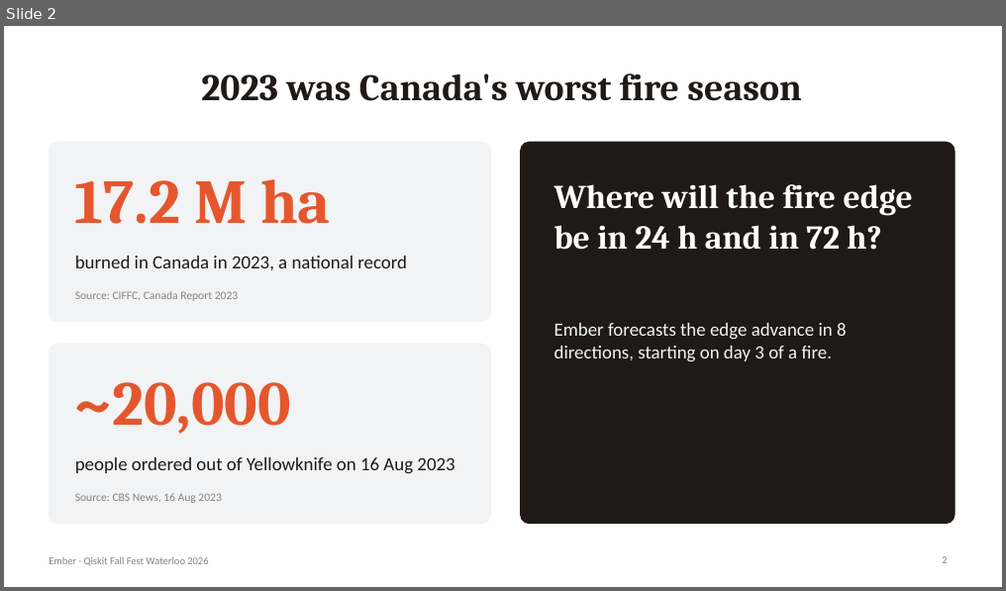
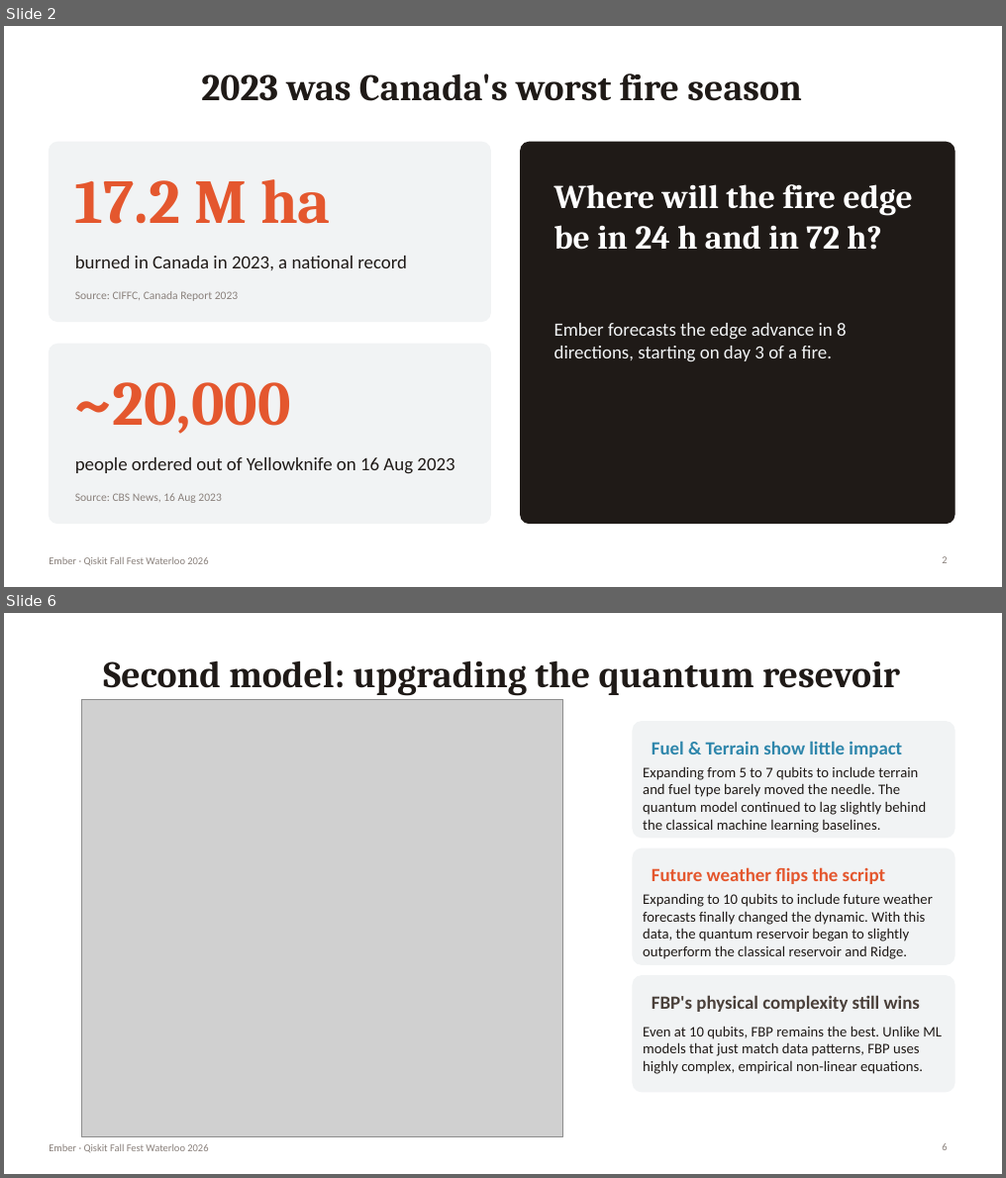
Before and after one commit to popsukss/qff-ember, a slide deck: slides/ember.pptx. Shown one above the other, each under a label of ours: slide 2 before the commit, slides 2 and 6 after it; the slides between them are not shown. The pictures are 1006x591 and 1006x1178 pixels, drawn with LibreOffice and Linux fonts; fonts in the diff are those of the drawing; grey boxes stand for pictures. Boxes give left, top, right and bottom in pixels: in the first picture for what was removed or moved away, otherwise in the second. Text is boxed around its words. In the diff, an @@ line names an element or a change of style, - is before the commit and + after.

```diff
--- a/slides/ember.pptx
+++ b/slides/ember.pptx
@@ slide 6 added at (4, 613, 1002, 1174), background #FFFFFF; not listed: 1 template element that a slide beside it also shows @@
@@ title added at (103, 661, 900, 696), 36 pt, text #1F1A17, bold @@
+Second model: upgrading the quantum resevoir
@@ picture added at (82, 699, 563, 1137) @@
@@ rounded rectangle added at (633, 722, 954, 838), fill #F1F3F4, outline #F1F3F4 1 pt, 14 pt, text #1F1A17 @@
+Expanding from 5 to 7 qubits to include terrain and fuel type barely moved the needle. The quantum model continued to lag slightly behind the classical machine learning baselines.
@@ text added at (651, 741, 902, 758), 18 pt, text #2E86AB, bold @@
+Fuel & Terrain show little impact
@@ rounded rectangle added at (633, 849, 954, 964), fill #F1F3F4, outline #F1F3F4 1 pt, 14 pt, text #1F1A17 @@
+Expanding to 10 qubits to include future weather forecasts finally changed the dynamic. With this data, the quantum reservoir began to slightly outperform the classical reservoir and Ridge.
@@ text added at (651, 867, 885, 884), 18 pt, text #E4572E, bold @@
+Future weather flips the script
@@ rounded rectangle added at (633, 976, 954, 1092), fill #F1F3F4, outline #F1F3F4 1 pt, 14 pt, text #1F1A17 @@
+Even at 10 qubits, FBP remains the best. Unlike ML models that just match data patterns, FBP uses highly complex, empirical non-linear equations.
@@ text added at (651, 995, 920, 1012), 18 pt, text #4A403A, bold @@
+FBP's physical complexity still wins
@@ page number added at (942, 1144, 946, 1151), 10 pt, text #8A817C @@
+6
```
Also in this commit, not shown: 5 slides changed, 1 other file.
